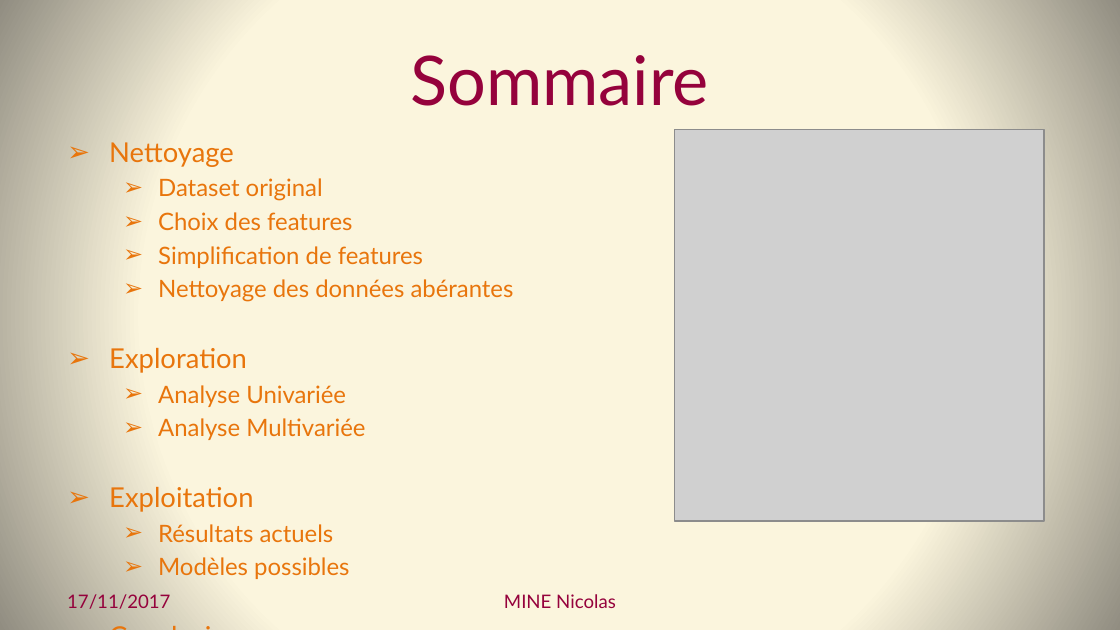
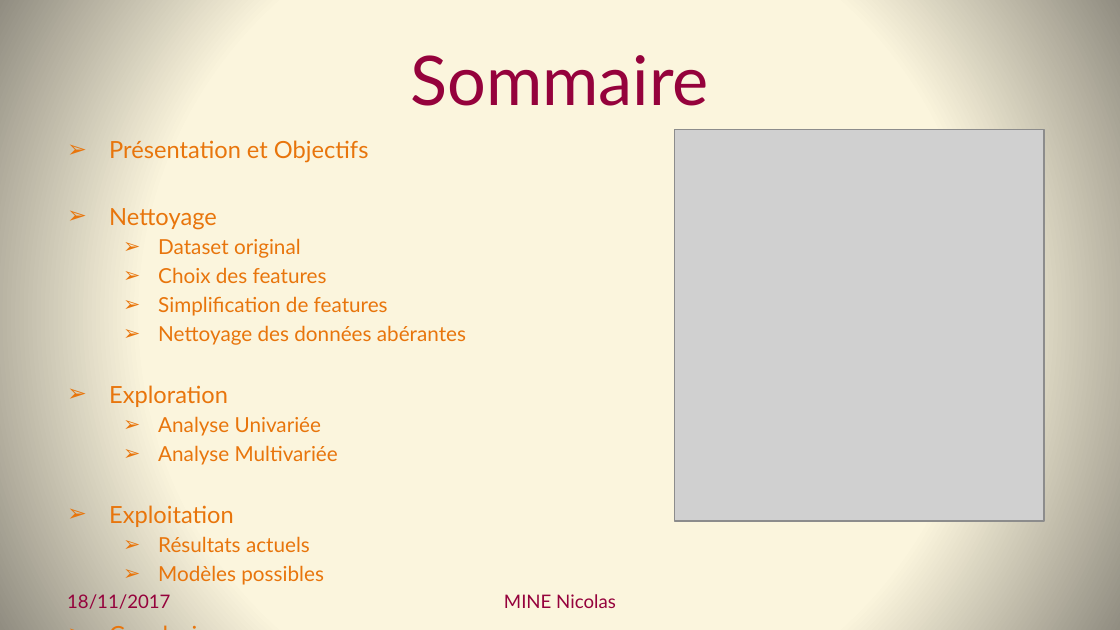
Before and after one commit to Coni63/OC_DS, a slide deck: slide 2 of Projet 2 - donnees nutritionnelles/Presentation-Projet_2.pptx. Drawn at 1120x630 pixels with LibreOffice and Linux fonts; fonts in the diff are those of the drawing; grey boxes stand for pictures. Boxes give left, top, right and bottom in pixels: in the first picture for what was removed or moved away, otherwise in the second. Text is boxed around its words. In the diff, an @@ line names an element or a change of style, - is before the commit and + after.

```diff
--- a/Projet 2 - donnees nutritionnelles/Presentation-Projet_2.pptx
+++ b/Projet 2 - donnees nutritionnelles/Presentation-Projet_2.pptx
@@ text at (x1=109, y1=140, x2=369, y2=163): paragraph added @@
+➢ Présentation et Objectifs
@@ text at (x1=109, y1=208, x2=466, y2=585): size 17.6 to 15.2 pt in "Nettoyage", "Exploration", "Exploitation", "Conclusion"; size 15.4 to 13.3 pt in "Dataset original", "Choix des features", "Simplification de features", "Nettoyage des données abérantes" and 4 more places @@
@@ text at (x1=67, y1=594, x2=170, y2=609): text changed @@
-17/11/2017
+18/11/2017
```
Also in this commit, not shown: 12 other slides changed, 9 slides added, 21 other files.
